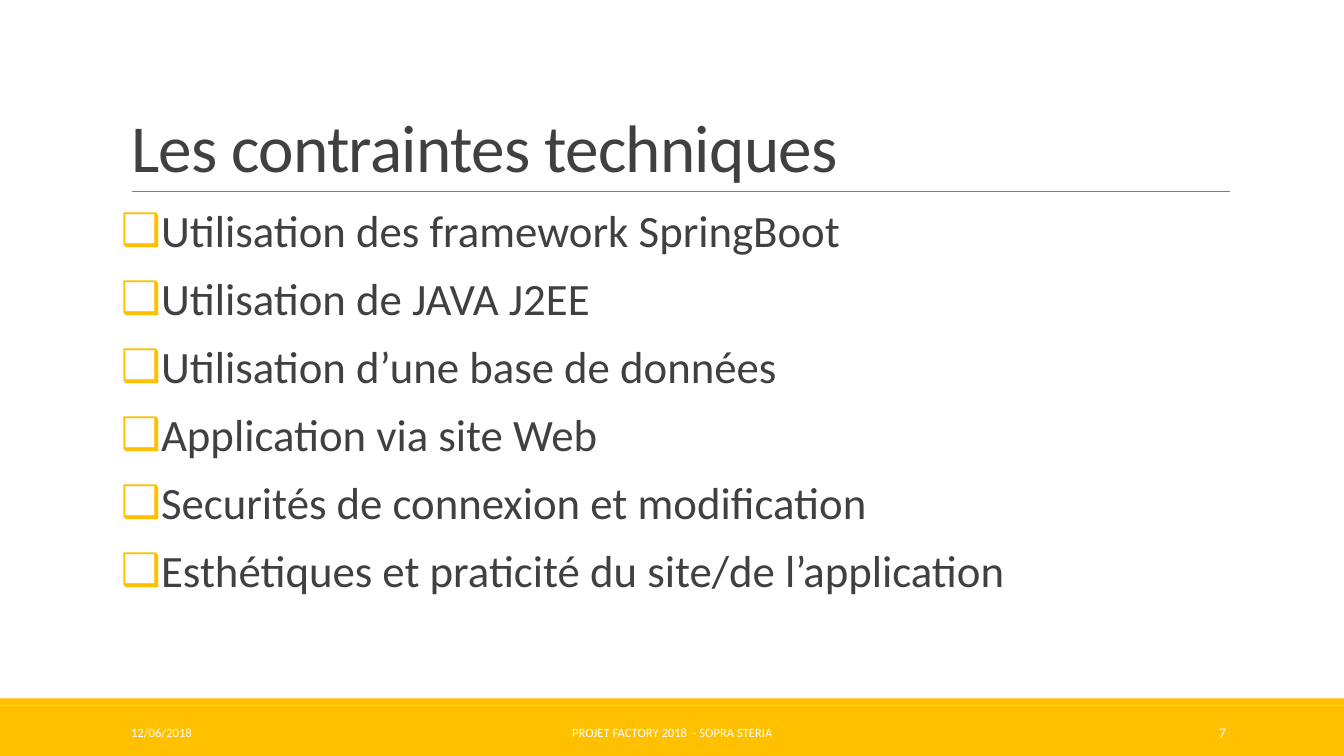
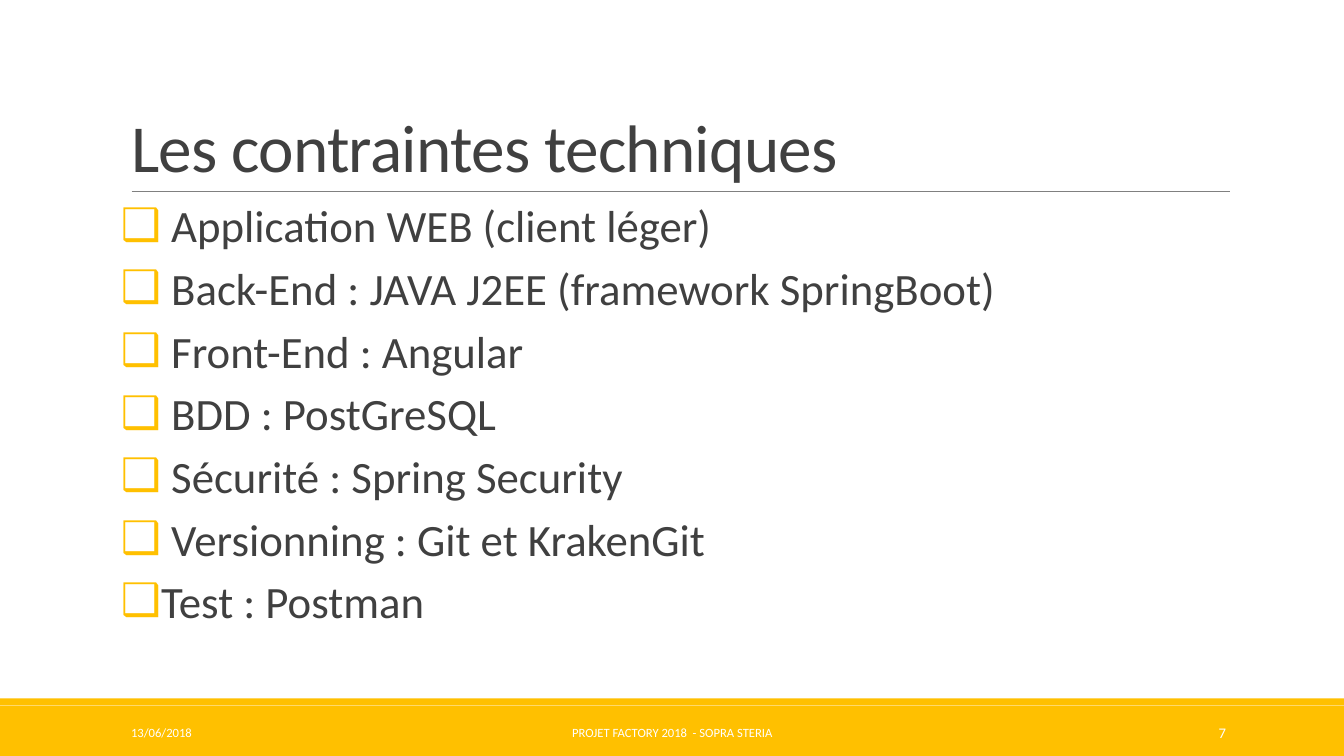
Before and after one commit to Pweting/ProjetFinalAAA, a slide deck: slide 7 of ProjetFinalAAA-Factory.pptx. Drawn at 1344x756 pixels with LibreOffice and Linux fonts; fonts in the diff are those of the drawing. Boxes give left, top, right and bottom in pixels: in the first picture for what was removed or moved away, otherwise in the second. Text is boxed around its words. In the diff, an @@ line names an element or a change of style, - is before the commit and + after.

```diff
--- a/ProjetFinalAAA-Factory.pptx
+++ b/ProjetFinalAAA-Factory.pptx
@@ text at [161, 209, 995, 619]: text changed @@
-❑ Utilisation des framework SpringBoot
-❑ Utilisation de JAVA J2EE
-❑ Utilisation d’une base de données
-❑ Application via site Web
-❑ Securités de connexion et modification
-❑ Esthétiques et praticité du site/de l’application
+❑ Application WEB (client léger)
+❑ Back-End : JAVA J2EE (framework SpringBoot)
+❑ Front-End : Angular
+❑ BDD : PostGreSQL
+❑ Sécurité : Spring Security
+❑ Versionning : Git et KrakenGit
+❑ Test : Postman
@@ text at [131, 728, 192, 738]: text changed @@
-12/06/2018
+13/06/2018
```
Also in this commit, not shown: 30 other slides changed, 3 slides added, 2 slides removed, 3 other files.
